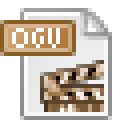
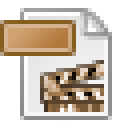
Layer changes from the first 128px x 128px image to the second:
hid "OGV" over [12, 28, 60, 48]
